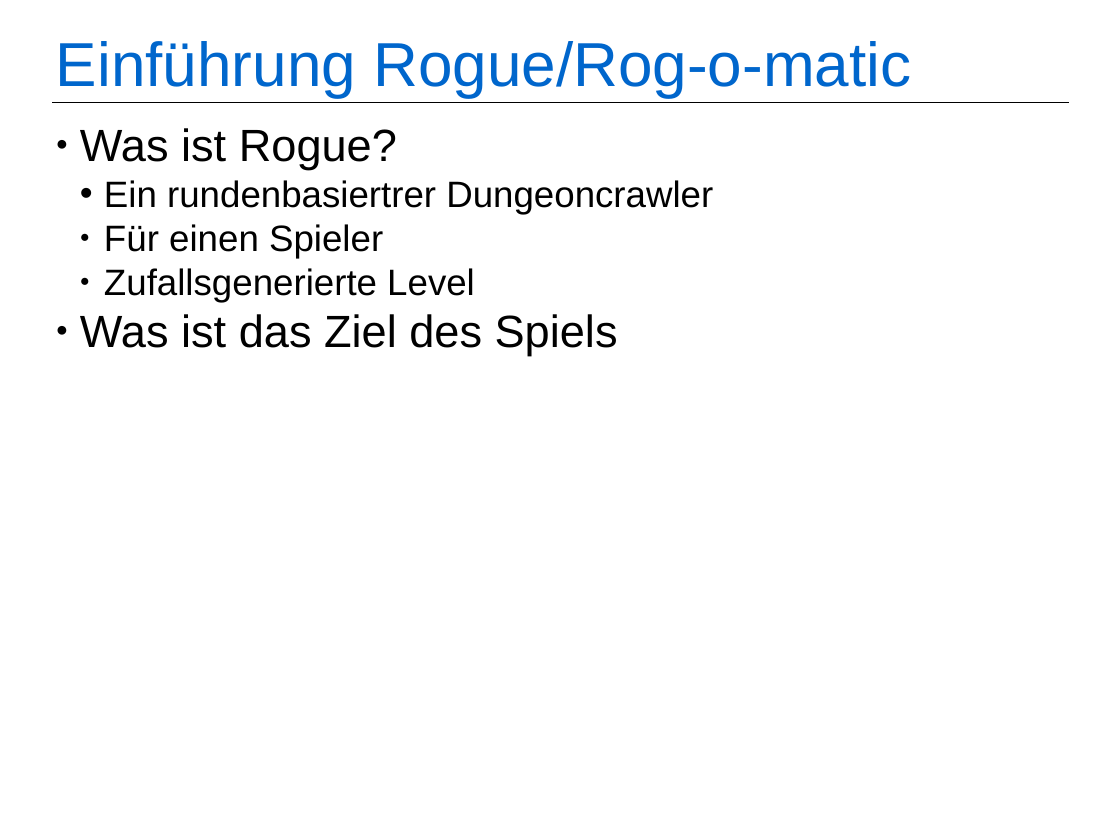
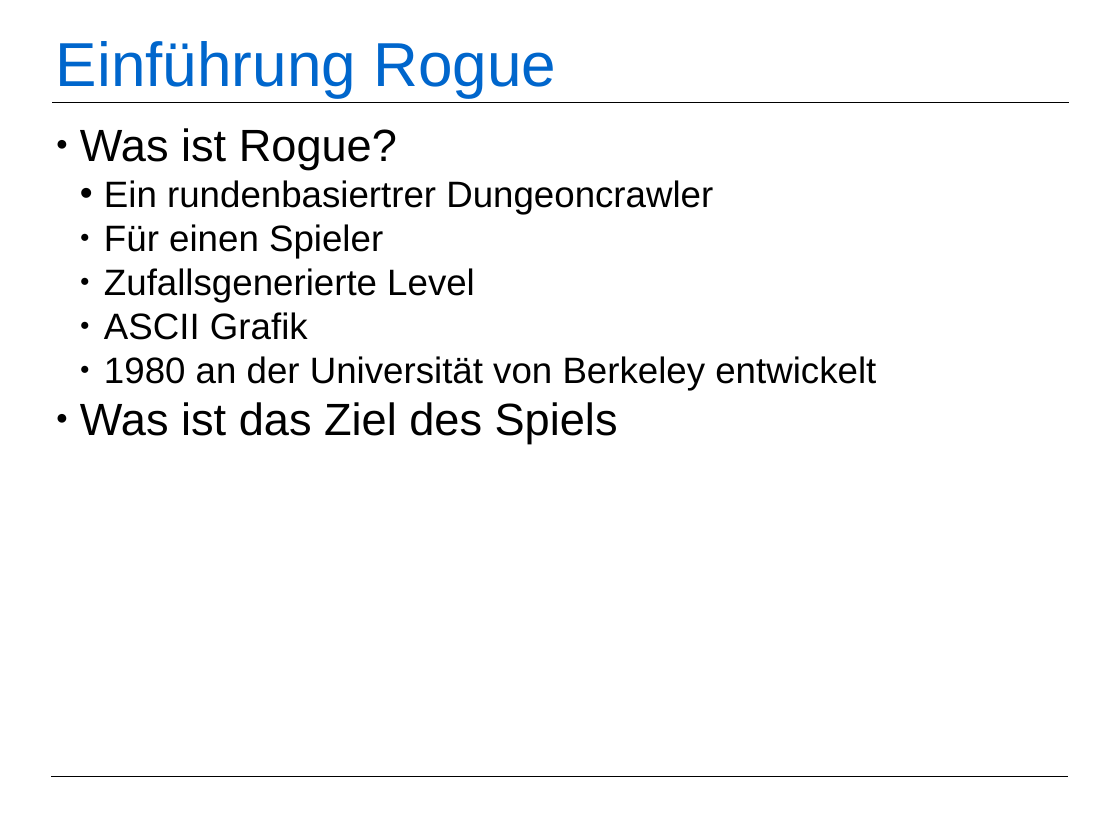
Before and after one commit to Peabrain/studium, a slide deck: slide 2 of Semester2/Aufgaben/Proseminar Programmierspiele/Rog-o-matic.odp (slide 1 before the commit). Drawn at 1120x840 pixels with LibreOffice and Linux fonts; fonts in the diff are those of the drawing. Boxes give left, top, right and bottom in pixels: in the first picture for what was removed or moved away, otherwise in the second. Text is boxed around its words. In the diff, an @@ line names an element or a change of style, - is before the commit and + after.

```diff
--- a/Semester2/Aufgaben/Proseminar Programmierspiele/Rog-o-matic.odp
+++ b/Semester2/Aufgaben/Proseminar Programmierspiele/Rog-o-matic.odp
@@ title at [56, 41, 556, 97]: text changed @@
-Einführung Rogue/Rog-o-matic
+Einführung Rogue
@@ subtitle at [104, 312, 876, 390]: paragraphs added @@
+  ● ASCII Grafik
+  ● 1980 an der Universität von Berkeley entwickelt
@@ line added from (52, 776) to (1068, 776), #000000 0 pt @@
```
Also in this commit, not shown: 1 slide added.
